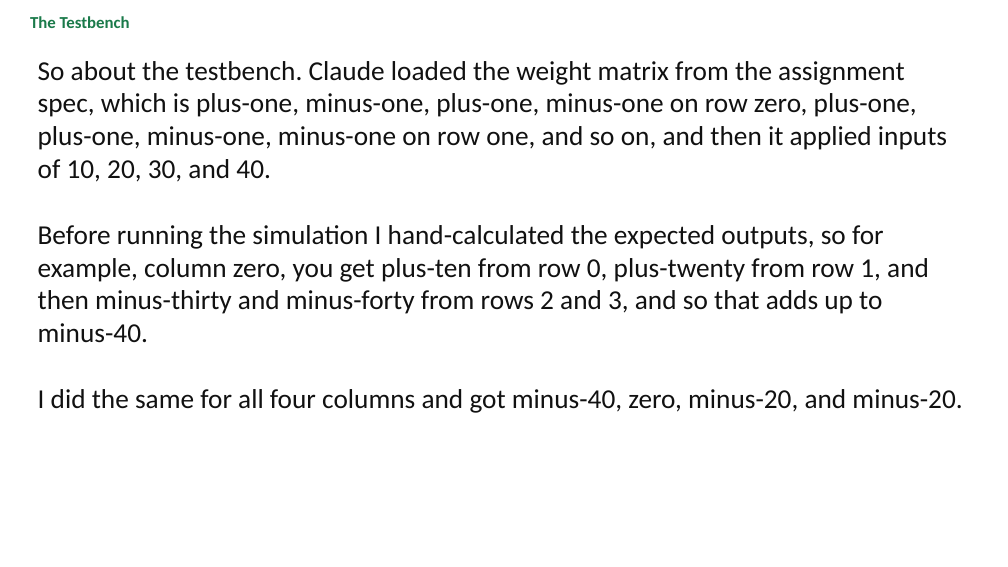
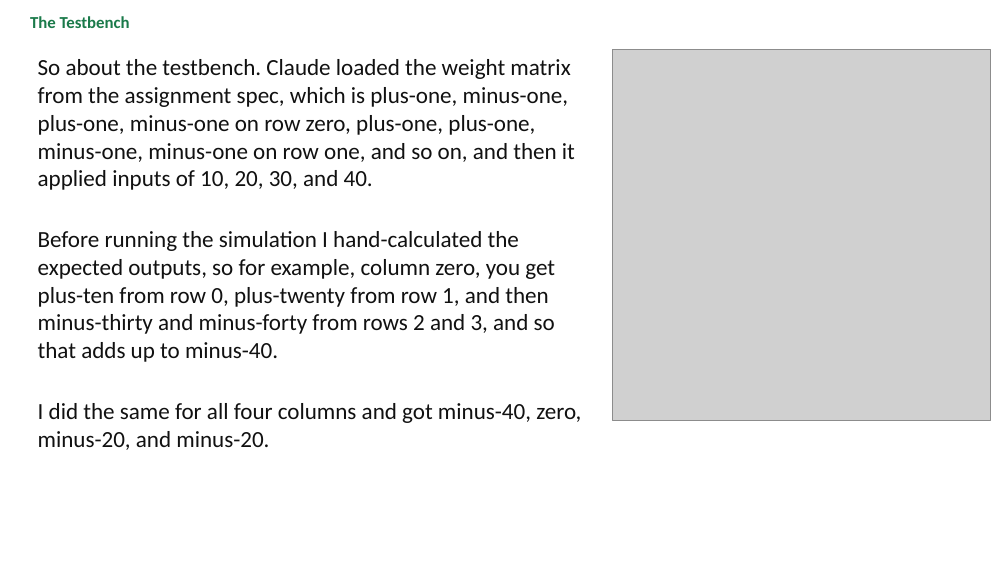
Before and after one commit to BaoPSU/ECE410-HW4AI, a slide deck: slide 5 of codefest/cf06/presentation/cf06_cllm_slides.pptx. Drawn at 1008x567 pixels with LibreOffice and Linux fonts; fonts in the diff are those of the drawing; grey boxes stand for pictures. Boxes give left, top, right and bottom in pixels: in the first picture for what was removed or moved away, otherwise in the second. Text is boxed around its words. In the diff, an @@ line names an element or a change of style, - is before the commit and + after.

```diff
--- a/codefest/cf06/presentation/cf06_cllm_slides.pptx
+++ b/codefest/cf06/presentation/cf06_cllm_slides.pptx
@@ text "So about the testbench. Claude ..." at [38,59,581,450]: size 26 to 22 pt @@
@@ picture added at [613,49,991,420] @@
```
Also in this commit, not shown: 5 other slides changed, 1 other file.
